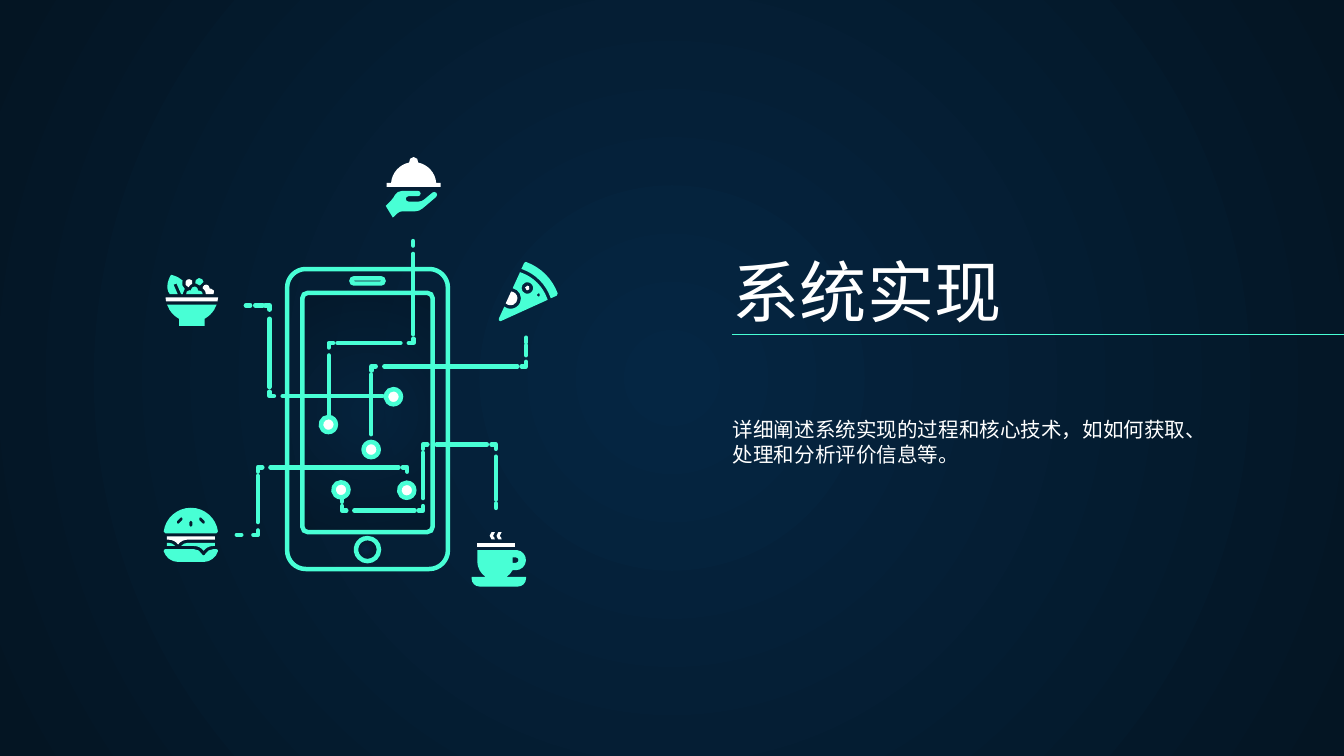
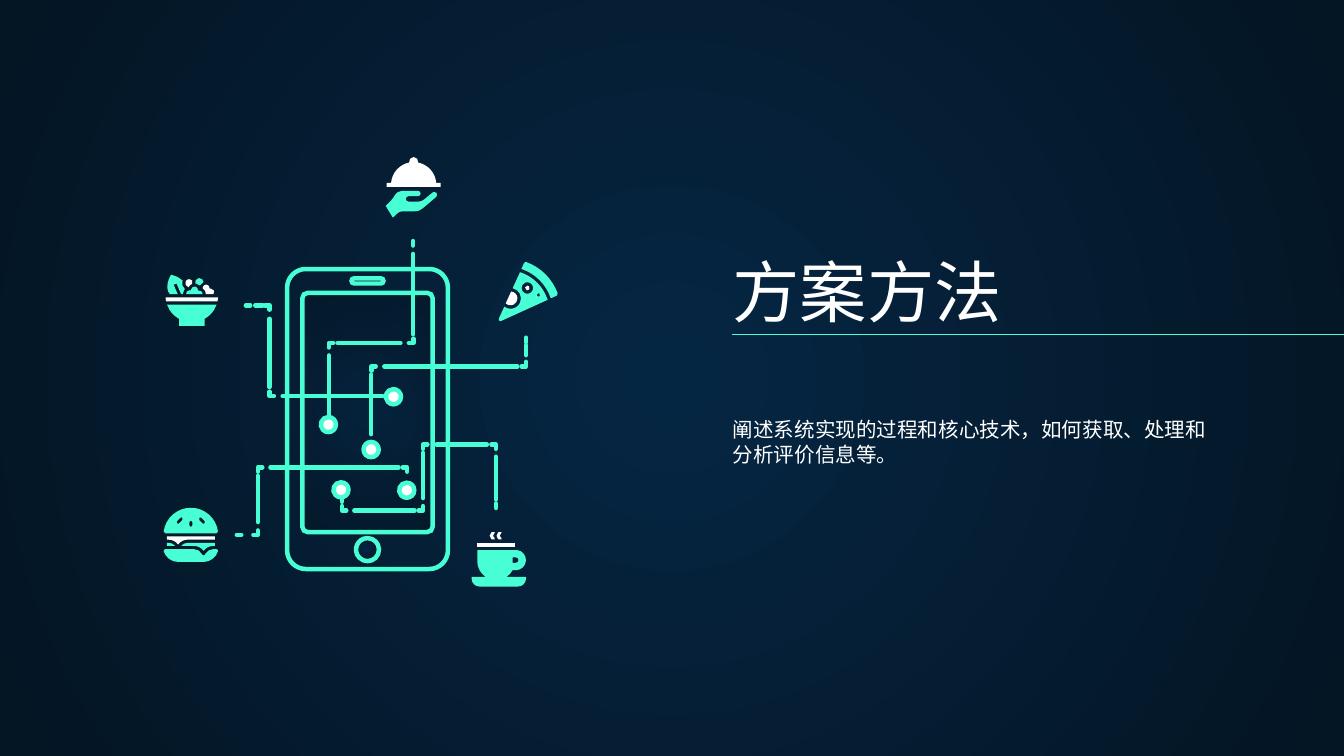
Before and after one commit to zm1060/FinalProject, a slide deck: slide 9 of 过程资料/开题答辩-B网络191-03-左明.pptx (slide 12 before the commit). Drawn at 1344x756 pixels with LibreOffice and Linux fonts; fonts in the diff are those of the drawing. Boxes give left, top, right and bottom in pixels: in the first picture for what was removed or moved away, otherwise in the second. Text is boxed around its words. In the diff, an @@ line names an element or a change of style, - is before the commit and + after.

Commit message:
更新过程资料

```diff
--- a/过程资料/开题答辩-B网络191-03-左明.pptx
+++ b/过程资料/开题答辩-B网络191-03-左明.pptx
@@ title at box(733, 260, 1002, 323): text changed @@
-系统实现
+方案方法
@@ subtitle at box(733, 419, 1206, 464): text changed @@
-详细阐述系统实现的过程和核心技术，如如何获取、处理和分析评价信息等。
+阐述系统实现的过程和核心技术，如何获取、处理和分析评价信息等。
```
Also in this commit, not shown: 8 other slides changed, 1 slide added, 4 other files.
